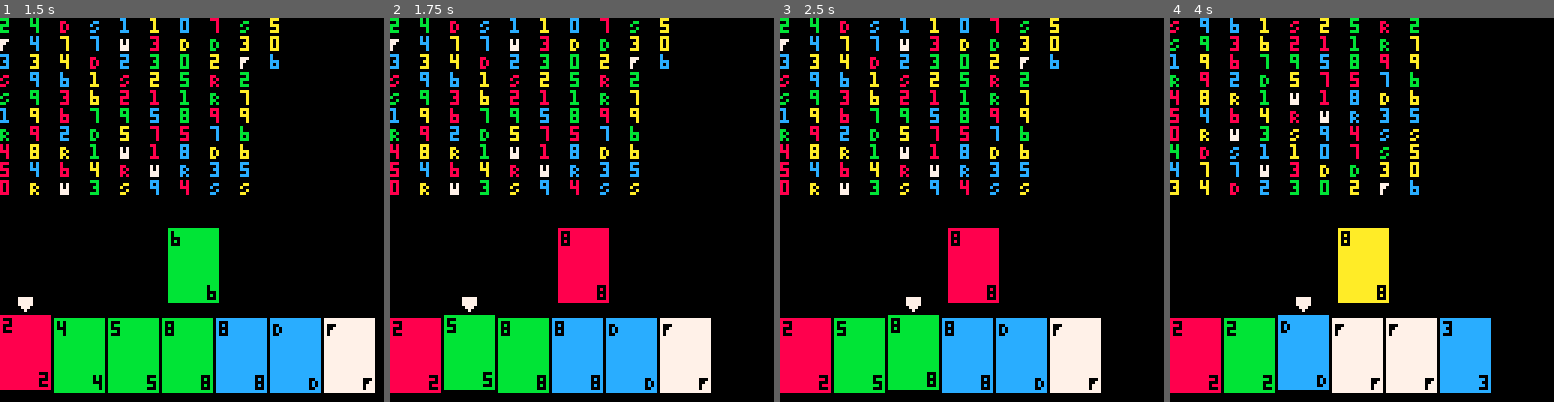
Above: before the commit, frames 1-4 (left to right).
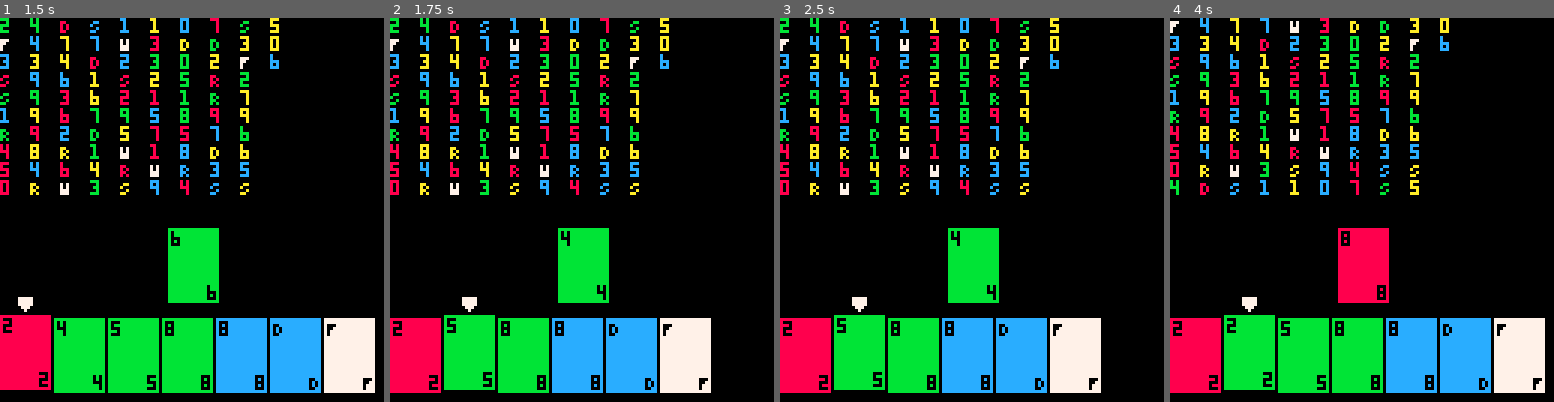
Above: after the commit, the same moments.

Repository: jakeharris/picuno
Game: PICO-8 cartridge carts/picuno.p8
Same seed, same stepped clock (60 frames per second), same inputs: the game is played once before the commit and once after it.
Inputs:
- Up to frame 1 (1.5 s): tap O (Z key) at 0.7 s
- Up to frame 2 (1.75 s): hold Right from 1.6 s (still down); tap O (Z key) at 1.7 s
- Up to frame 3 (2.5 s): release Right at 2.1 s; tap O (Z key) at 2.1 s; hold Up 2.15-2.42 s; hold Right from 2.47 s (still down)
- Up to frame 4 (4 s): tap O (Z key) every 0.4 s from 2.5 to 3.7 s; release Right at 3.03 s; hold Left 3.08-3.58 s; hold Down 3.63-3.97 s

Frame 1 is identical in both runs. In frame 2, 2.5% of the frame differs, in the area x 43-58%, y 54-75%; in frame 3, 3.4%; in frame 4, 20%, in the area x 0-98%, y 0-98%.

Commit message:
Allow AI moves to be legible

Diff:
--- a/carts/picuno.p8
+++ b/carts/picuno.p8
@@ -35,6 +35,8 @@
 wild_cursor = 1
 debug_string = ''
 
+wait = 0
+
 function _init()
   cls()
 
@@ -68,10 +70,11 @@
     else
       handle_input()
     end
-  end
-
-  if current_player == 2 then
-    kaiba(2)
+  else
+    if wait >= 30 then
+      kaiba(current_player)
+      wait = 0
+    else wait += 1 end
   end
 end
 
